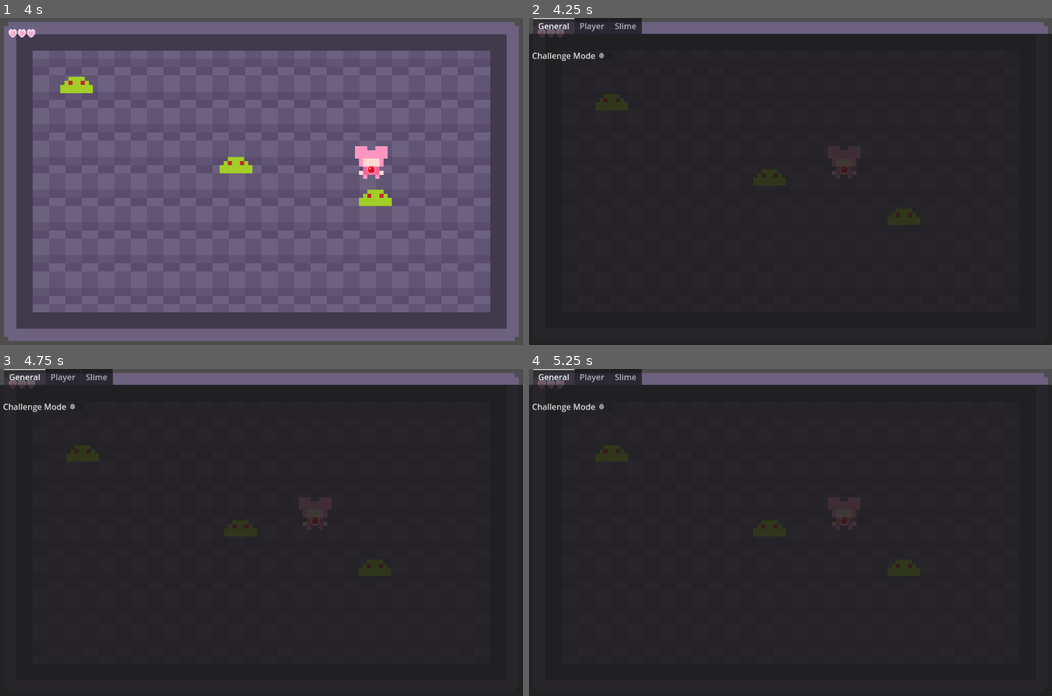
Above: before the commit, frames 1-4 (two rows, left to right).
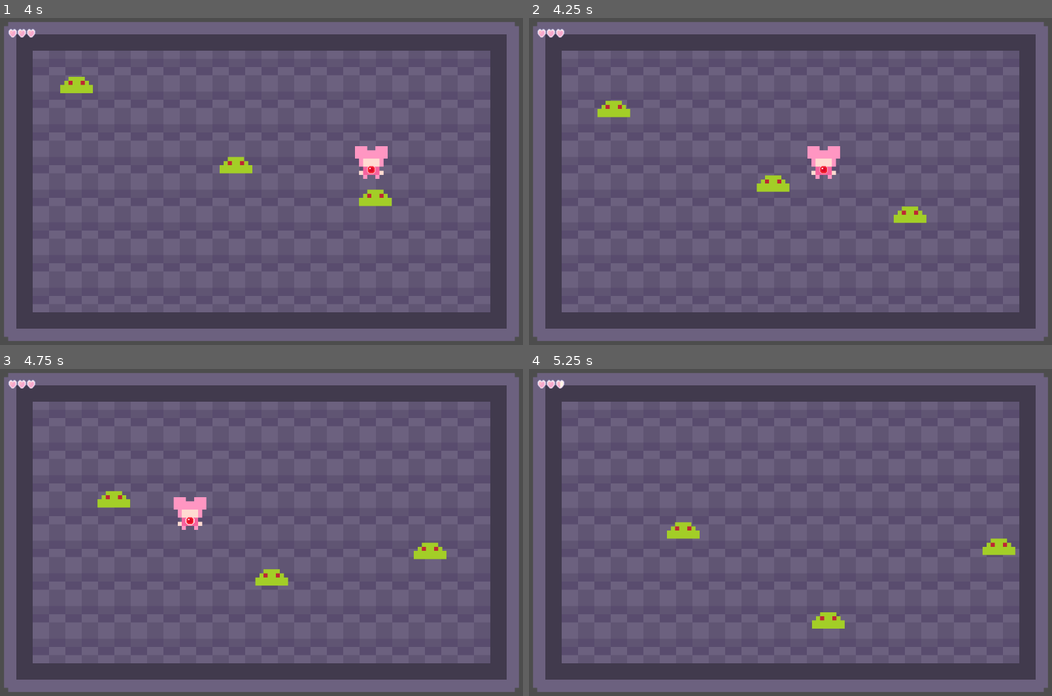
Above: after the commit, the same moments.

Repository: MagicalMegaDev/Magical-Persona-Repo
Game: Godot game, scene res://Assets/Scenes/main.tscn
The game is run twice, just before and just after one commit, with the same random seed, the same clock (stepped at 60 frames per second) and the same inputs.
Inputs:
- Up to frame 1 (4 s): tap Enter at 0.5 s; hold D (move_right) 0.53-1.28 s; tap Space (speed) every 0.75 s from 0.6 to 3.6 s; hold S (move_down) 1.28-2.03 s; hold D (move_right) 2.03-2.78 s; hold W (move_up) 2.78-3.53 s; hold A (move_left) from 3.53 s (still down)
- Up to frame 2 (4.25 s): keep holding A (move_left); tap Tab (debug_menu) at 4.15 s
- Up to frame 3 (4.75 s): keep holding A (move_left); tap Space (speed) at 4.35 s
- Up to frame 4 (5.25 s): release A (move_left) at 5.03 s; hold S (move_down) from 5.03 s (still down); tap Space (speed) at 5.1 s

Frame 1 is identical in both runs. In frame 2, 96% of the frame differs, in the area x 0-100%, y 0-100%; in frame 3, 96%; in frame 4, 96%.
Error after the commit: Invalid call. Nonexistent function 'is_action_just_pressed' in base 'InputEventKey'. (res://Assets/Scripts/Globals/DebugMenu.gd:23)

Commit message:
Debug Menu Refactored

Diff:
--- a/Assets/Scenes/UI/Debug/DebugMenu.tscn
+++ b/Assets/Scenes/UI/Debug/DebugMenu.tscn
@@ -2,11 +2,10 @@
 
 [ext_resource type="Script" uid="uid://3hpjktijmboh" path="res://Assets/Scripts/Globals/DebugMenu.gd" id="1_j4k8n"]
 
-[node name="TestDebugMenu" type="CanvasLayer" node_paths=PackedStringArray("menu", "tab_container")]
+[node name="TestDebugMenu" type="CanvasLayer" node_paths=PackedStringArray("tab_container")]
 process_mode = 3
 layer = 2
 script = ExtResource("1_j4k8n")
-menu = NodePath("")
 tab_container = NodePath("TabContainer")
 
 [node name="TabContainer" type="TabContainer" parent="."]
--- a/Assets/Scripts/Globals/DebugMenu.gd
+++ b/Assets/Scripts/Globals/DebugMenu.gd
@@ -1,27 +1,36 @@
 extends CanvasLayer
 
+# Stores Debug Inspectors by category tab.
 var categories := {}
+
+# Tracks Inspectors already in scene
 var inspected_objects := {}
 
-@export var menu:Control
+# Tab Container that holds individual debug panels
 @export var tab_container:TabContainer
 
+#Signals to emit when Challenge Mode is switched on and off
 signal challenge_enabled
 signal challenge_disabled
 
 func _ready():
+	#Ensure the tab container is assigned and hide it
+	assert(tab_container, "Debug Menu has no Tab Container assigned!")
 	tab_container.visible = false
 
-func _process(delta):
-	if(Input.is_action_just_pressed("debug_menu")):
+func _unhandled_input(event: InputEvent) -> void:
+	#Toggle the debug menu when button is pressed
+	if(event.is_action_just_pressed("debug_menu")):
+		toggle_menu
+
+#Helper function to toggle the menu and pause the game.
+func toggle_menu() -> void:
 		tab_container.visible = !tab_container.visible
 		get_tree().paused = tab_container.visible
-
 
 func _create_panel(panel_name:String):
 	var panel := PanelContainer.new()
 	panel.name = panel_name
-	assert(tab_container, "Debug Menu has No Tab Container assigned!")
 	tab_container.add_child(panel)
 
 	var scroll := ScrollContainer.new()
